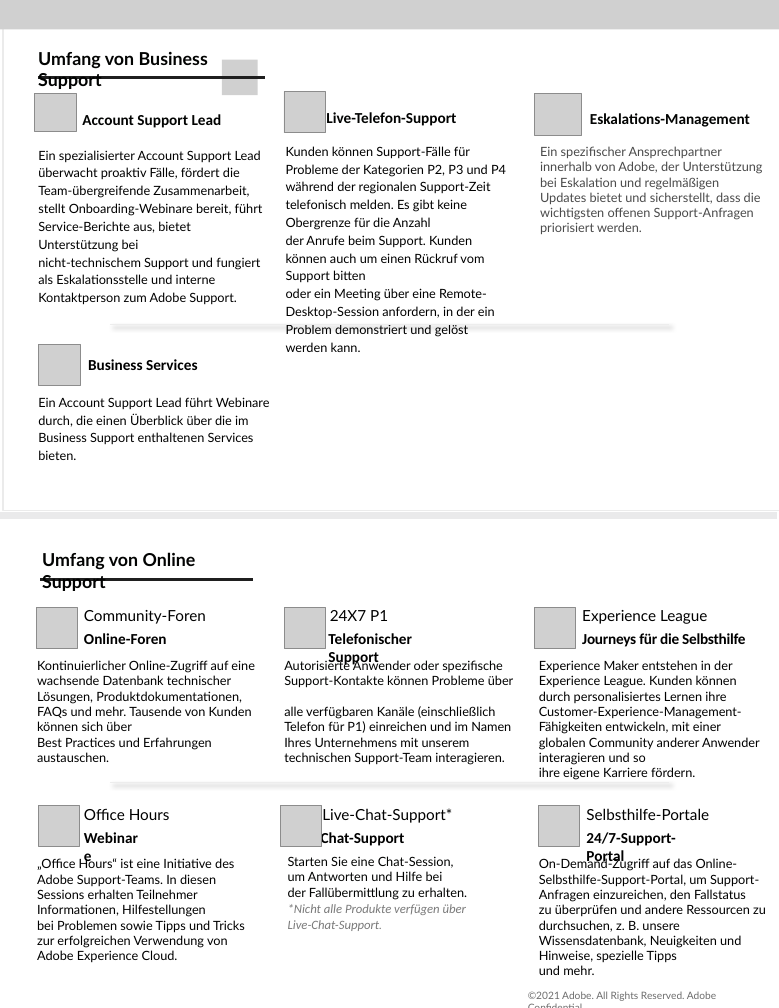
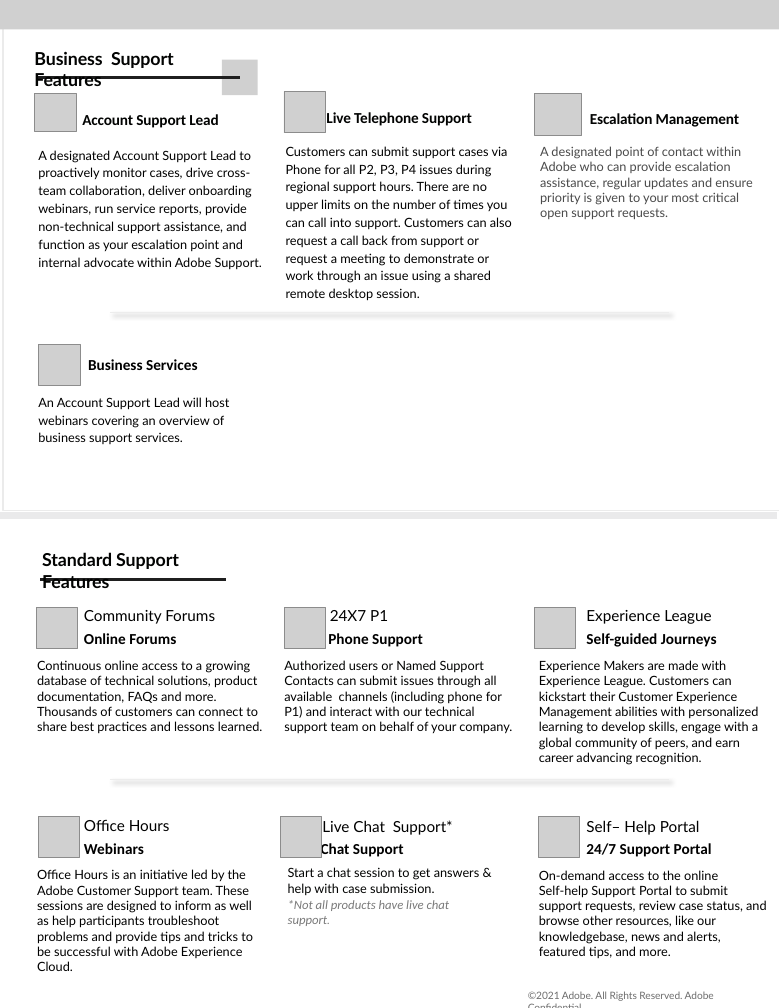
Before and after one commit to AdobeDocs/support-resources.de-DE, a slide deck: slide 2 of help/data-sheets/assets/BusinessSupportDatasheet.pptx. Drawn at 779x1008 pixels with LibreOffice and Linux fonts; fonts in the diff are those of the drawing; grey boxes stand for pictures; background and template pictures are left out. Boxes give left, top, right and bottom in pixels: in the first picture for what was removed or moved away, otherwise in the second. Text is boxed around its words. In the diff, an @@ line names an element or a change of style, - is before the commit and + after.

```diff
--- a/help/data-sheets/assets/BusinessSupportDatasheet.pptx
+++ b/help/data-sheets/assets/BusinessSupportDatasheet.pptx
@@ text at (34, 51, 174, 86): text changed @@
-Umfang von Business Support
+Business Support Features
@@ freeform shape: place and size @@
-freeform shape at (38, 78, 265, 82)
+freeform shape at (38, 78, 240, 78)
@@ text "Account Support Lead" at (82, 114, 218, 128): letter spacing 0 to -0.1 pt @@
@@ text at (326, 112, 472, 126): text changed @@
-Live-Telefon-Support
+Live Telephone Support
@@ text at (590, 113, 740, 127): text changed @@
-Eskalations-Management
+Escalation Management
@@ text at (286, 146, 512, 283): text changed @@
-Kunden können Support-Fälle für Probleme der Kategorien P2, P3 und P4 während der regionalen Support-Zeit telefonisch melden. Es gibt keine Obergrenze für die Anzahl
-der Anrufe beim Support. Kunden können auch um einen Rückruf vom Support bitten
-oder ein Meeting über eine Remote-Desktop-Session anfordern, in der ein Problem demonstriert und gelöst werden kann.
+Customers can submit support cases via Phone for all P2, P3, P4 issues during regional support hours. There are no upper limits on the number of times you can call into support. Customers can also request a call back from support or request a meeting to demonstrate or work through an issue using a shared remote desktop session.
@@ text at (540, 146, 752, 219): text changed @@
-Ein spezifischer Ansprechpartner innerhalb von Adobe, der Unterstützung bei Eskalation und regelmäßigen Updates bietet und sicherstellt, dass die wichtigsten offenen Support-Anfragen priorisiert werden.
+A designated point of contact within Adobe who can provide escalation assistance, regular updates and ensure priority is given to your most critical open support requests.
@@ text at (38, 150, 262, 269): text changed @@
-Ein spezialisierter Account Support Lead überwacht proaktiv Fälle, fördert die Team-übergreifende Zusammenarbeit, stellt Onboarding-Webinare bereit, führt Service-Berichte aus, bietet Unterstützung bei
-nicht-technischem Support und fungiert als Eskalationsstelle und interne Kontaktperson zum Adobe Support.
+A designated Account Support Lead to proactively monitor cases, drive cross-team collaboration, deliver onboarding webinars, run service reports, provide non-technical support assistance, and function as your escalation point and internal advocate within Adobe Support.
@@ freeform shape: place and size @@
-freeform shape at (110, 320, 669, 325)
+freeform shape at (110, 307, 669, 312)
@@ text at (38, 397, 229, 444): text changed @@
-Ein Account Support Lead führt Webinare durch, die einen Überblick über die im Business Support enthaltenen Services bieten.
+An Account Support Lead will host webinars covering an overview of business support services.
@@ text at (42, 552, 179, 588): text changed @@
-Umfang von Online Support
+Standard Support Features
@@ freeform shape: place and size @@
-freeform shape at (40, 580, 253, 586)
+freeform shape at (40, 580, 225, 585)
@@ text at (84, 610, 215, 624): text changed @@
-Community-Foren
+Community Forums
@@ text "Experience League": place and size @@
-text "Experience League" at (582, 610, 707, 624)
+text "Experience League" at (586, 610, 711, 624)
@@ text at (84, 633, 176, 644): text changed @@
-Online-Foren
+Online Forums
@@ text at (328, 633, 423, 647): text changed @@
-Telefonischer Support
+Phone Support
@@ text at (586, 633, 717, 647): text changed @@
-Journeys für die Selbsthilfe
+Self-guided Journeys
@@ text at (37, 660, 263, 733): text changed @@
-Kontinuierlicher Online-Zugriff auf eine wachsende Datenbank technischer Lösungen, Produktdokumentationen, FAQs und mehr. Tausende von Kunden können sich über
-Best Practices und Erfahrungen austauschen.
+Continuous online access to a growing database of technical solutions, product documentation, FAQs and more. Thousands of customers can connect to share best practices and lessons learned.
@@ text at (284, 660, 512, 734): text changed @@
-Autorisierte Anwender oder spezifische Support-Kontakte können Probleme über
-alle verfügbaren Kanäle (einschließlich
-Telefon für P1) einreichen und im Namen Ihres Unternehmens mit unserem technischen Support-Team interagieren.
+Authorized users or Named Support Contacts can submit issues through all available channels (including phone for P1) and interact with our technical support team on behalf of your company.
@@ text at (539, 660, 758, 750): text changed @@
-Experience Maker entstehen in der
-Experience League. Kunden können durch personalisiertes Lernen ihre Customer-Experience-Management-Fähigkeiten entwickeln, mit einer globalen Community anderer Anwender interagieren und so
-ihre eigene Karriere fördern.
+Experience Makers are made with Experience League. Customers can kickstart their Customer Experience Management abilities with personalized learning to develop skills, engage with a global community of peers, and earn career advancing recognition.
@@ freeform shape: place and size @@
-freeform shape at (110, 779, 669, 783)
+freeform shape at (110, 775, 669, 779)
@@ 3 pictures, 1 text: place and size @@
-3 pictures, 1 text at (38, 806, 580, 847)
+3 pictures, 1 text at (38, 817, 580, 858)
@@ text at (322, 820, 453, 835): text changed @@
-Live-Chat-Support*
+Live Chat Support*
@@ text at (586, 820, 700, 835): text changed @@
-Selbsthilfe-Portale
+Self– Help Portal
@@ text at (37, 869, 253, 971): text changed @@
-„Office Hours“ ist eine Initiative des Adobe Support-Teams. In diesen Sessions erhalten Teilnehmer Informationen, Hilfestellungen
-bei Problemen sowie Tipps und Tricks
-zur erfolgreichen Verwendung von Adobe Experience Cloud.
+Office Hours is an initiative led by the Adobe Customer Support team. These sessions are designed to inform as well as help participants troubleshoot problems and provide tips and tricks to be successful with Adobe Experience Cloud.
@@ text at (84, 843, 144, 854): text changed @@
-Webinare
+Webinars
@@ text at (288, 867, 480, 926): text changed @@
-Starten Sie eine Chat-Session,
-um Antworten und Hilfe bei
-der Fallübermittlung zu erhalten.
-*Nicht alle Produkte verfügen über
-Live-Chat-Support.
+Start a chat session to get answers & help with case submission.
+*Not all products have live chat support.
@@ text at (321, 841, 404, 858): text changed @@
-Chat-Support
+Chat Support
@@ text at (586, 843, 712, 857): text changed @@
-24/7-Support-Portal
+24/7 Support Portal
@@ text at (539, 870, 767, 956): text changed @@
-On-Demand-Zugriff auf das Online-
-Selbsthilfe-Support-Portal, um Support-Anfragen einzureichen, den Fallstatus
-zu überprüfen und andere Ressourcen zu durchsuchen, z. B. unsere Wissensdatenbank, Neuigkeiten und Hinweise, spezielle Tipps
-und mehr.
+On-demand access to the online
+Self-help Support Portal to submit support requests, review case status, and browse other resources, like our knowledgebase, news and alerts, featured tips, and more.
@@ text "©2021 Adobe. All Rights Reserved. ..." at (528, 991, 714, 1001): letter spacing 0 to -0.1 pt @@
```
Also in this commit, not shown: 2 other slides changed, 7 other files.
